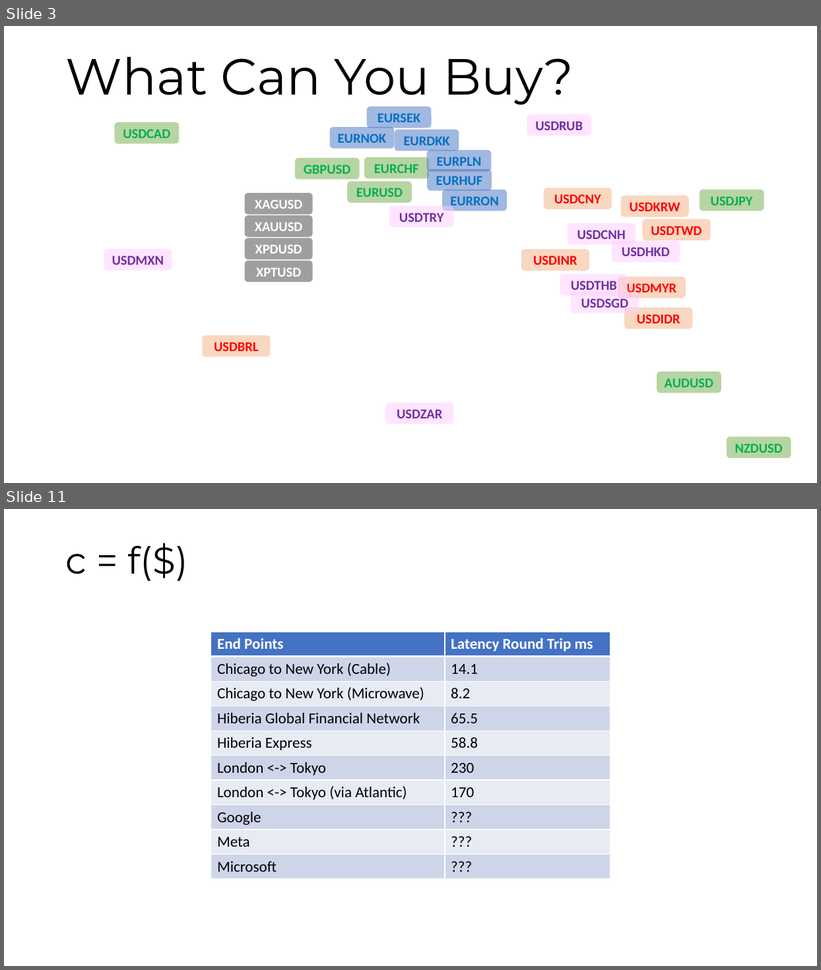
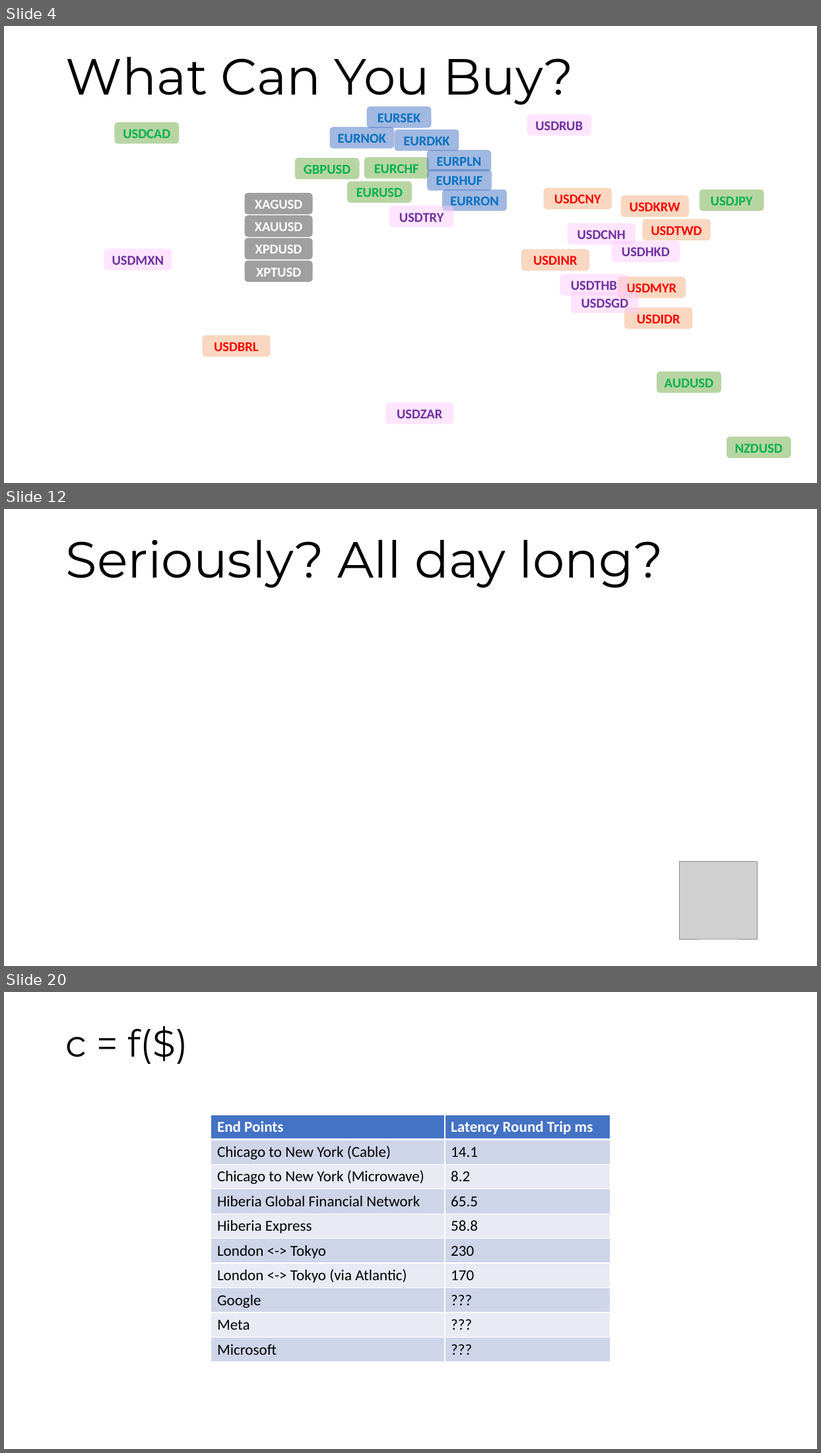
Before and after one commit to maatt4code/PicsAndStuff, a slide deck: Presentation/FXMM.pptx. Shown one above the other, each under a label of ours: slides 3 and 11 before the commit, slides 4, 12 and 20 after it; the slides between them are not shown. The pictures are 821x970 and 821x1453 pixels, drawn with LibreOffice and Linux fonts; fonts in the diff are those of the drawing; grey boxes stand for pictures; background and template pictures are left out. Boxes give left, top, right and bottom in pixels: in the first picture for what was removed or moved away, otherwise in the second. Text is boxed around its words. In the diff, an @@ line names an element or a change of style, - is before the commit and + after.

```diff
--- a/Presentation/FXMM.pptx
+++ b/Presentation/FXMM.pptx
@@ slide 12 added at [4, 509, 817, 966], background picture (left out) @@
@@ text added at [66, 540, 663, 588], 60 pt, text #000000 @@
+Seriously? All day long?
@@ picture added at [680, 861, 757, 939] @@
@@ what was slide 3 is now slide 4 @@
@@ what was slide 11 is now slide 20 @@
```
Also in this commit, not shown: 5 slides changed, 13 other slides added, 3 slides removed, 12 other files.
